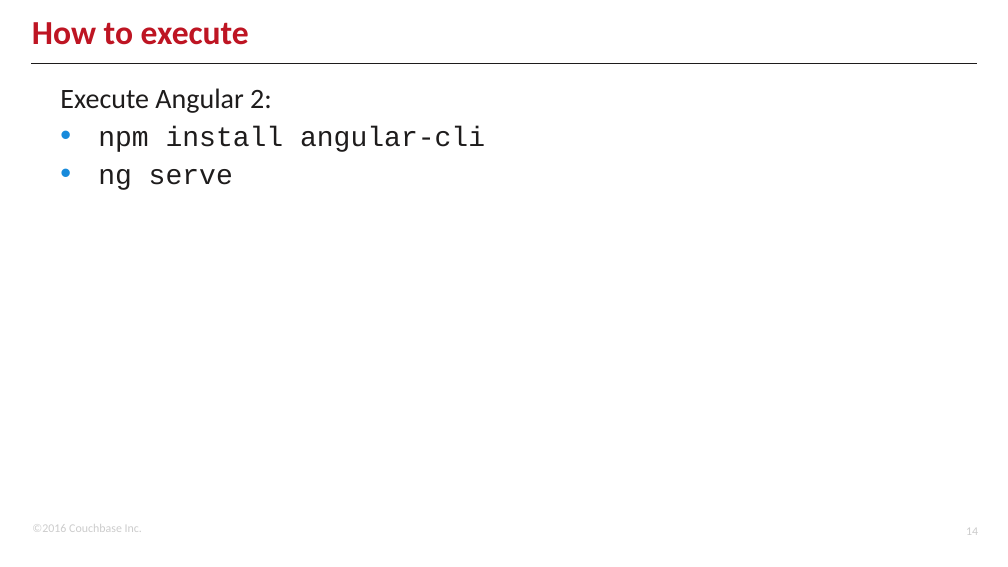
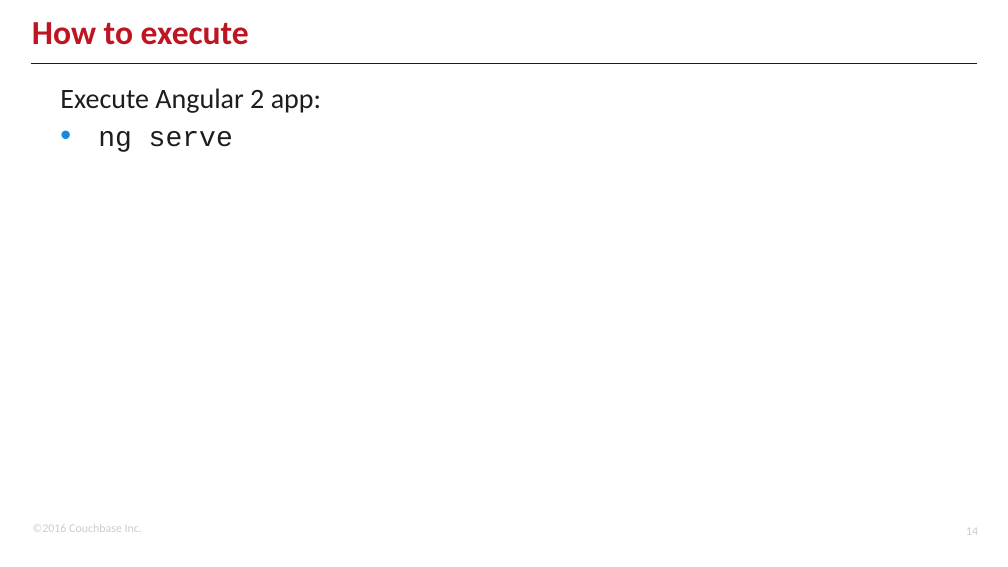
Before and after one commit to couchbaselabs/aspnet-nosql-workshop, a slide deck: slide 14 of 04/04.pptx. Drawn at 1008x567 pixels with LibreOffice and Linux fonts; fonts in the diff are those of the drawing; background and template pictures are left out. Boxes give left, top, right and bottom in pixels: in the first picture for what was removed or moved away, otherwise in the second. Text is boxed around its words. In the diff, an @@ line names an element or a change of style, - is before the commit and + after.

Commit message:
04 - update to latest angular cli, put bootstrap CSS style into .angular-cli.json, update slides slightly

```diff
--- a/04/04.pptx
+++ b/04/04.pptx
@@ text at box(60, 88, 321, 113): text changed; font Courier New to Calibri @@
-Execute Angular 2:
-• npm install angular-cli
+Execute Angular 2 app:
```
Also in this commit, not shown: 4 other files.
